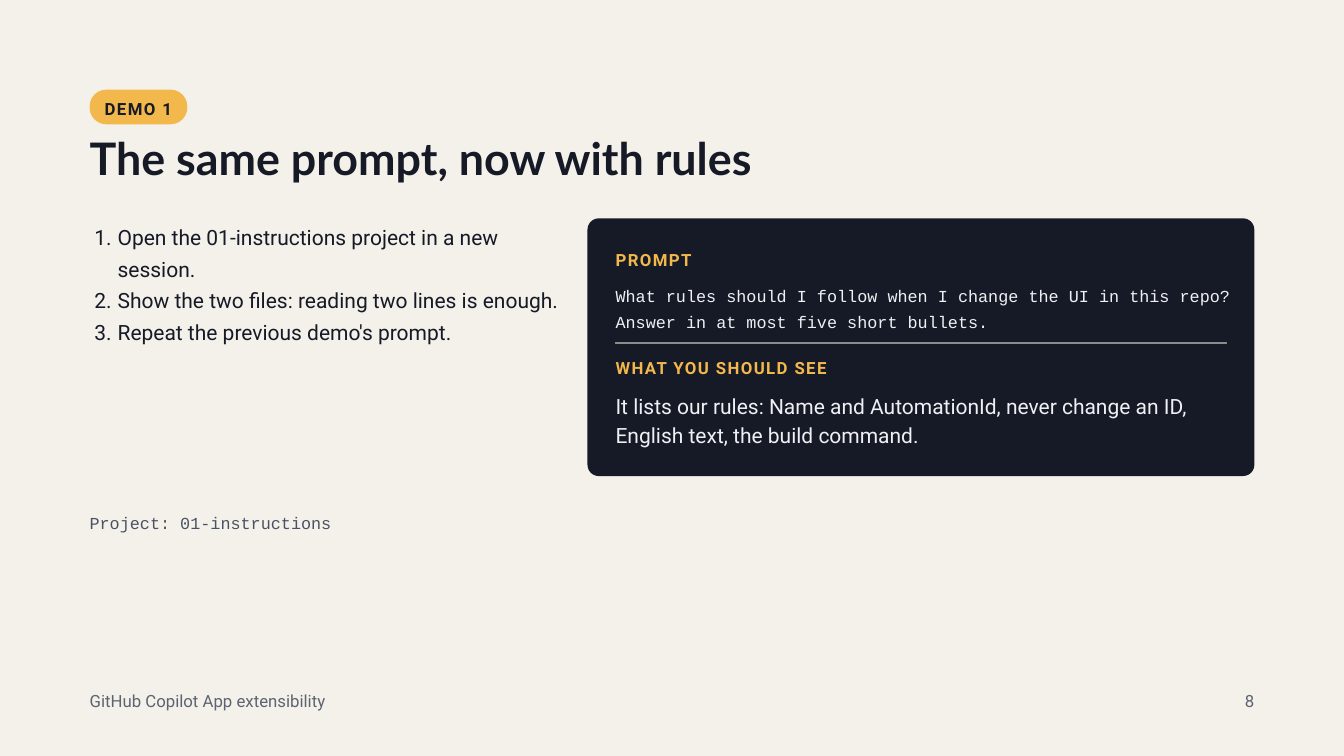
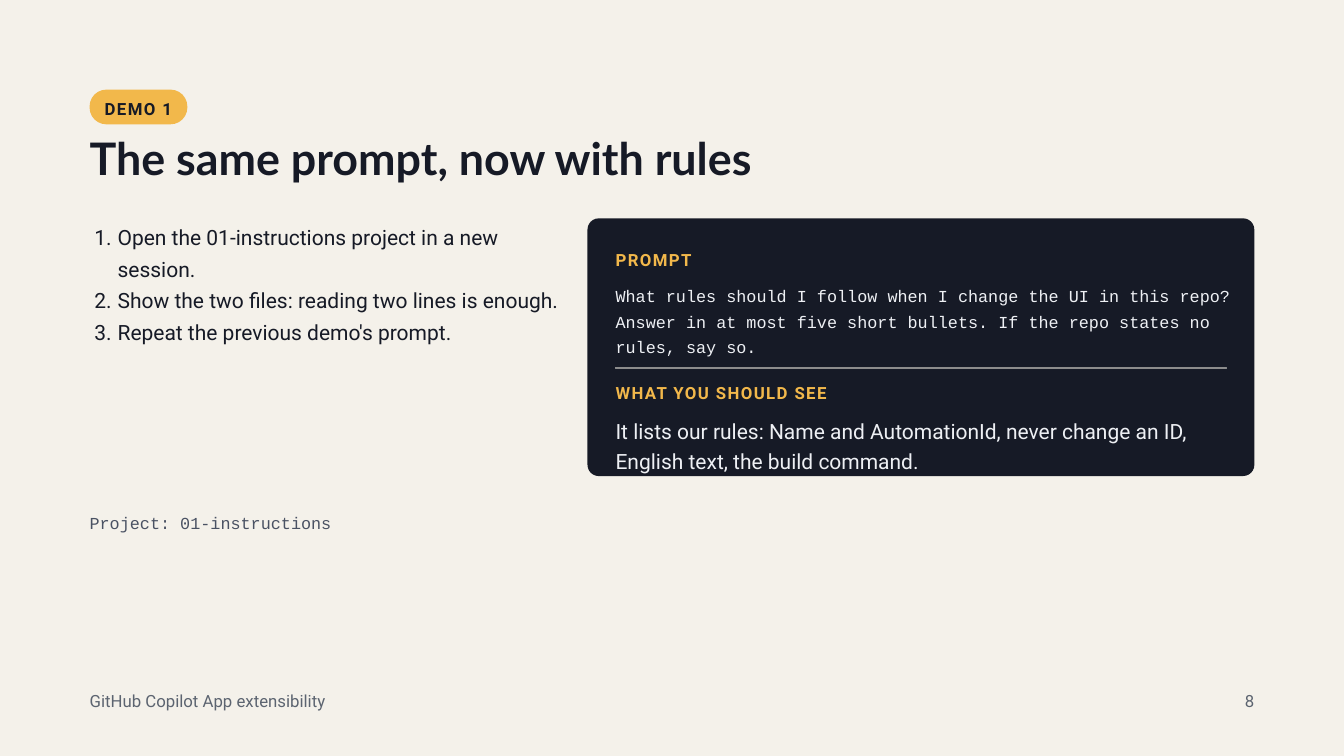
Before and after one commit to jsuarezruiz/github-copilot-devdays-sevilla, a slide deck: slide 8 of github-copilot-app-extensibility.pptx. Drawn at 1344x756 pixels with LibreOffice and Linux fonts; fonts in the diff are those of the drawing; grey boxes stand for pictures. Boxes give left, top, right and bottom in pixels: in the first picture for what was removed or moved away, otherwise in the second. Text is boxed around its words. In the diff, an @@ line names an element or a change of style, - is before the commit and + after.

Commit message:
Ask demos 0 and 1 to say so when the repo states no rules

```diff
--- a/github-copilot-app-extensibility.pptx
+++ b/github-copilot-app-extensibility.pptx
@@ text at [616, 290, 1230, 357]: text changed @@
-What rules should I follow when I change the UI in this repo? Answer in at most five short bullets.
+What rules should I follow when I change the UI in this repo? Answer in at most five short bullets. If the repo states no rules, say so.
@@ 2 texts, 1 picture: place and size @@
-2 texts, 1 picture at [616, 343, 1227, 448]
+2 texts, 1 picture at [616, 368, 1227, 474]
```
Also in this commit, not shown: 1 other slide changed, 2 other files.
